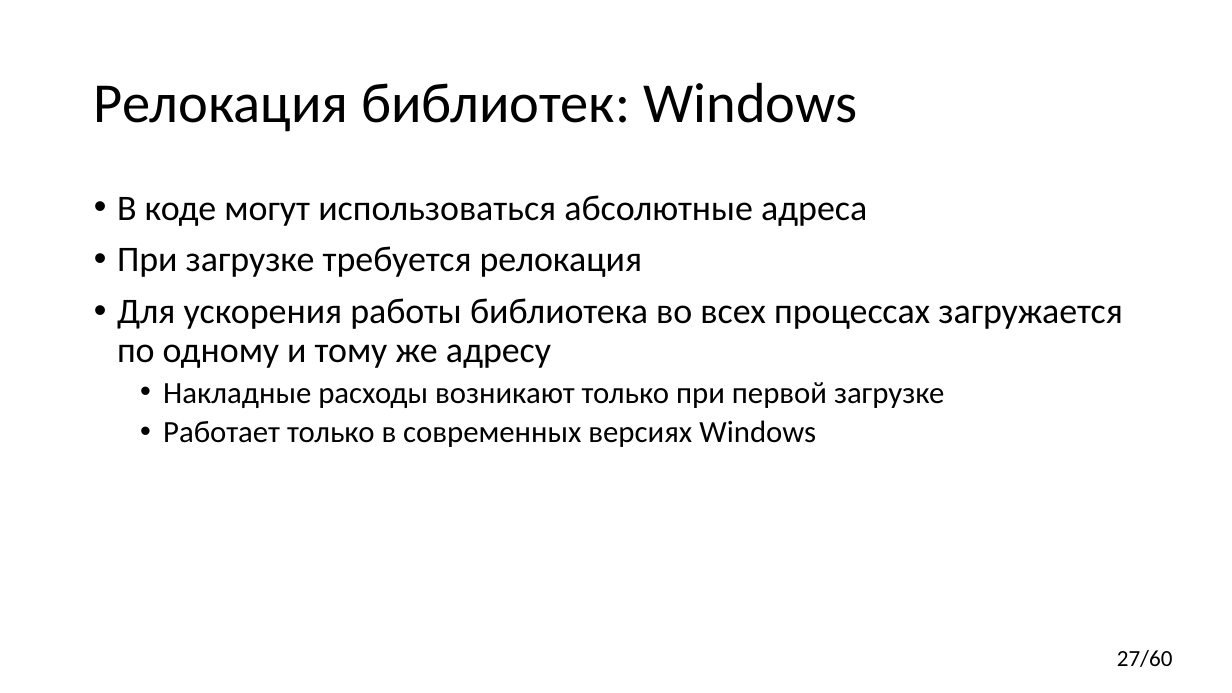
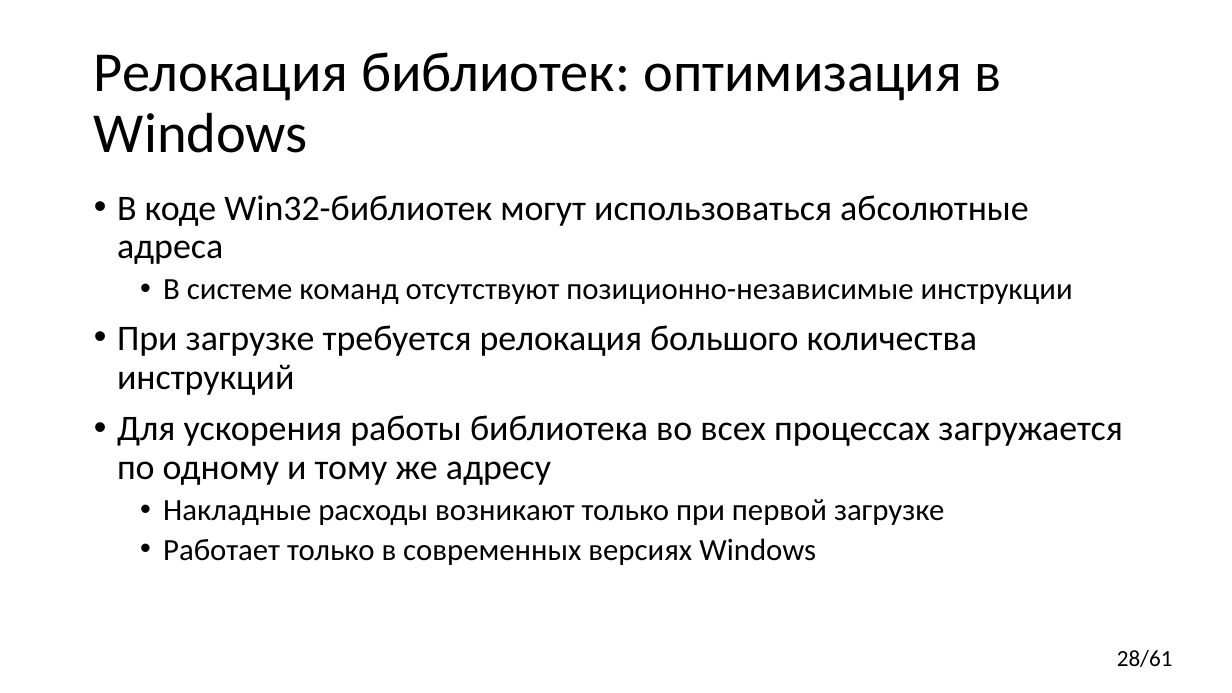
Before and after one commit to yugr/CppRussia, a slide deck: slide 28 of 2024/RU.pptx (slide 27 before the commit). Drawn at 1232x693 pixels with LibreOffice and Linux fonts; fonts in the diff are those of the drawing. Boxes give left, top, right and bottom in pixels: in the first picture for what was removed or moved away, otherwise in the second. Text is boxed around its words. In the diff, an @@ line names an element or a change of style, - is before the commit and + after.

```diff
--- a/2024/RU.pptx
+++ b/2024/RU.pptx
@@ title at bbox=[94, 52, 1002, 153]: text changed @@
-Релокация библиотек: Windows
+Релокация библиотек: оптимизация в Windows
@@ text at bbox=[117, 195, 1073, 395]: text changed @@
-• В коде могут использоваться абсолютные адреса
-• При загрузке требуется релокация
+• В коде Win32-библиотек могут использоваться абсолютные адреса
+  • В системе команд отсутствуют позиционно-независимые инструкции
+• При загрузке требуется релокация большого количества инструкций
@@ page number at bbox=[1117, 650, 1173, 667]: text changed @@
-27/60
+28/61
```
Also in this commit, not shown: 3 other slides changed, 1 slide added, 1 other file.
